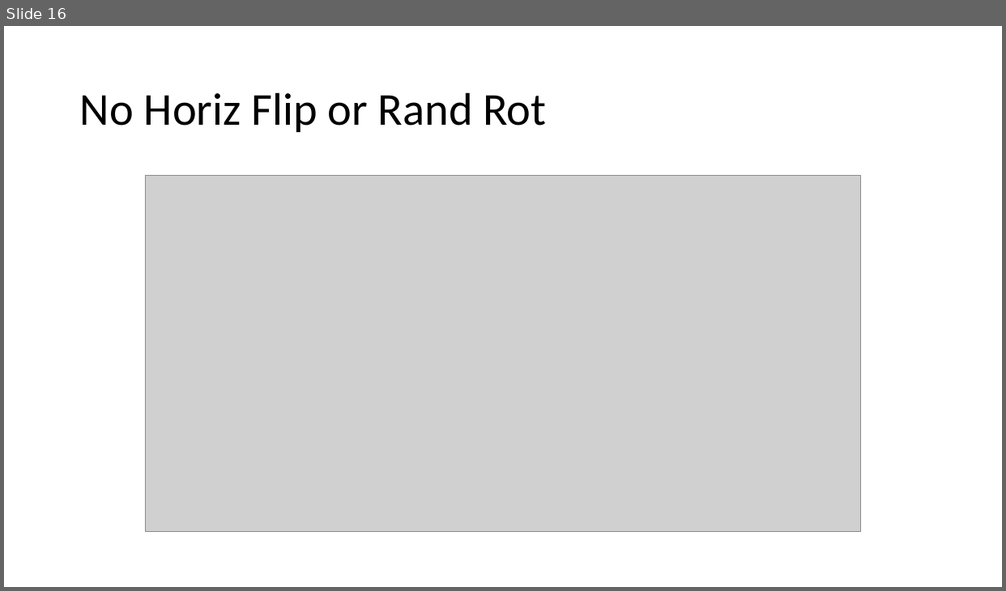
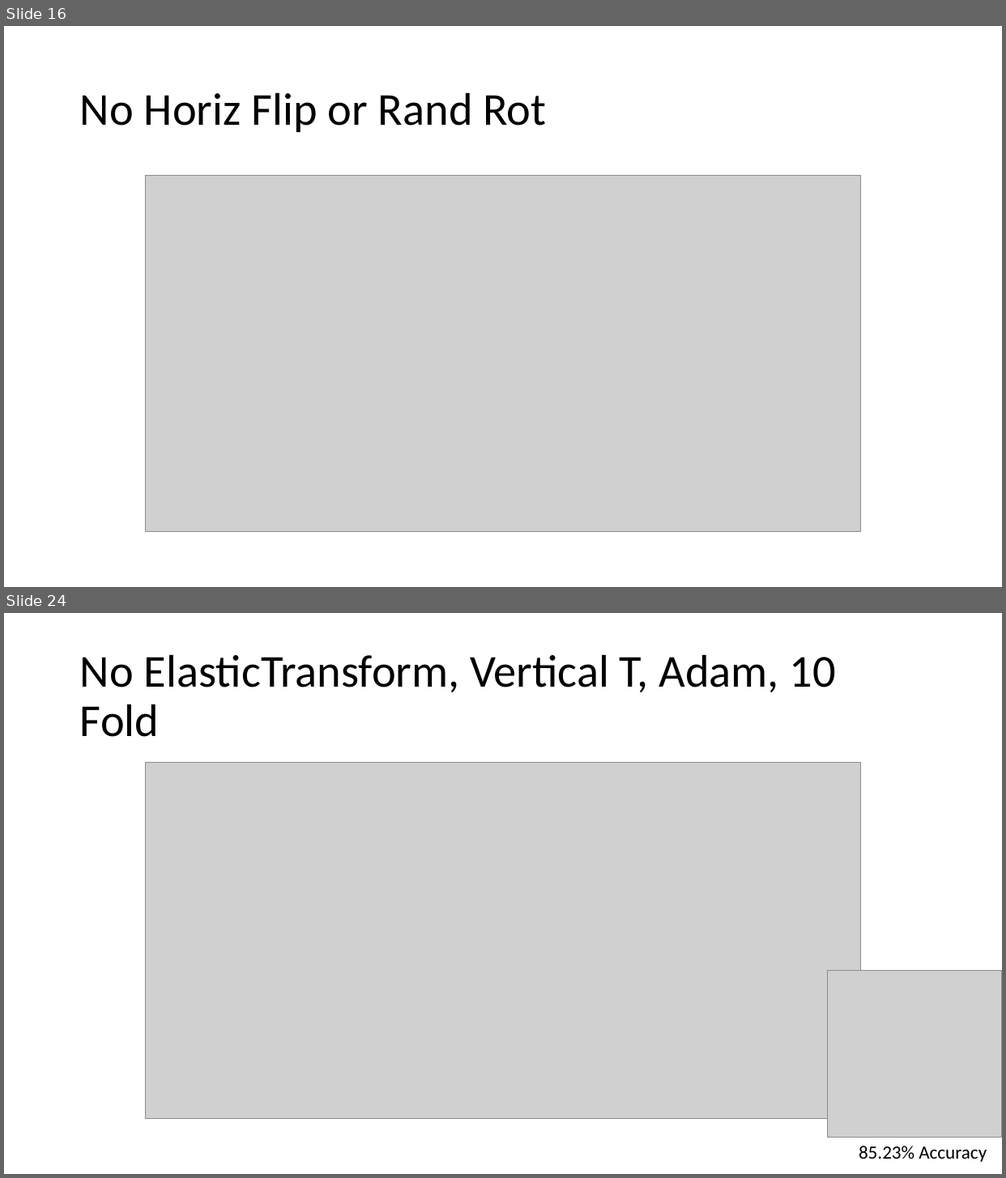
Before and after one commit to DarkEQ/BIM_284_ML_Project, a slide deck: History.pptx. Shown one above the other, each under a label of ours: slide 16 before the commit, slides 16 and 24 after it; the slides between them are not shown. The pictures are 1006x591 and 1006x1178 pixels, drawn with LibreOffice and Linux fonts; fonts in the diff are those of the drawing; grey boxes stand for pictures. Boxes give left, top, right and bottom in pixels: in the first picture for what was removed or moved away, otherwise in the second. Text is boxed around its words. In the diff, an @@ line names an element or a change of style, - is before the commit and + after.

```diff
--- a/History.pptx
+++ b/History.pptx
@@ slide 24 added at <box>4,613,1002,1174</box>, background #FFFFFF @@
@@ title added at <box>80,654,836,737</box>, 44 pt, text #000000 @@
+No ElasticTransform, Vertical T, Adam, 10 Fold
@@ picture added at <box>146,763,861,1119</box> @@
@@ picture added at <box>828,971,1002,1137</box> @@
@@ text added at <box>859,1146,987,1162</box>, 18 pt, text #000000 @@
+85.23% Accuracy
```
Also in this commit, not shown: 8 other slides added.
